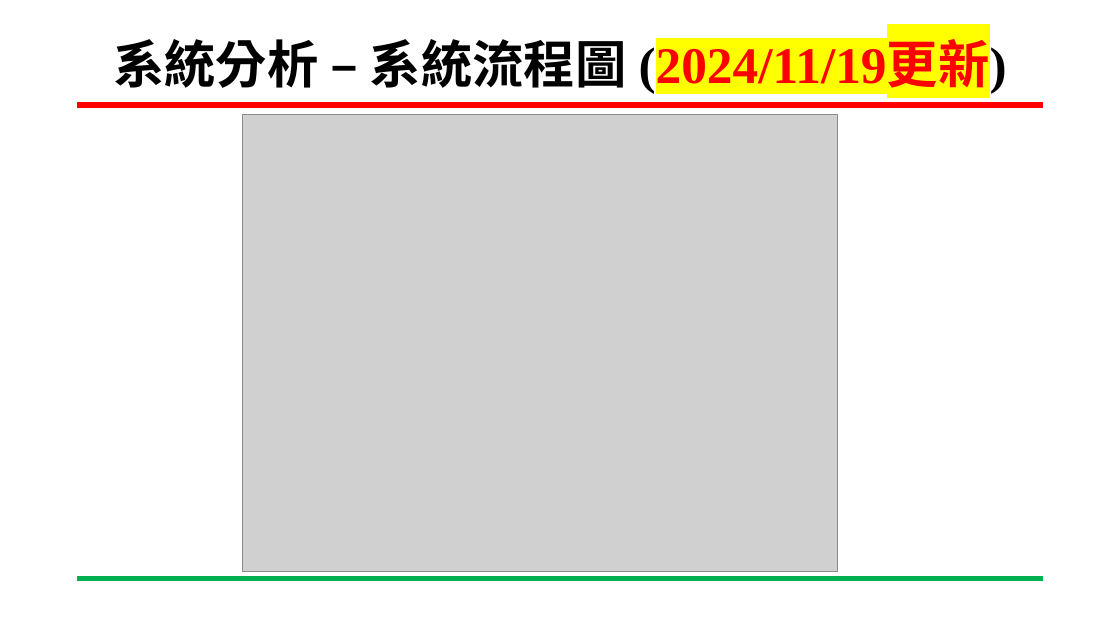
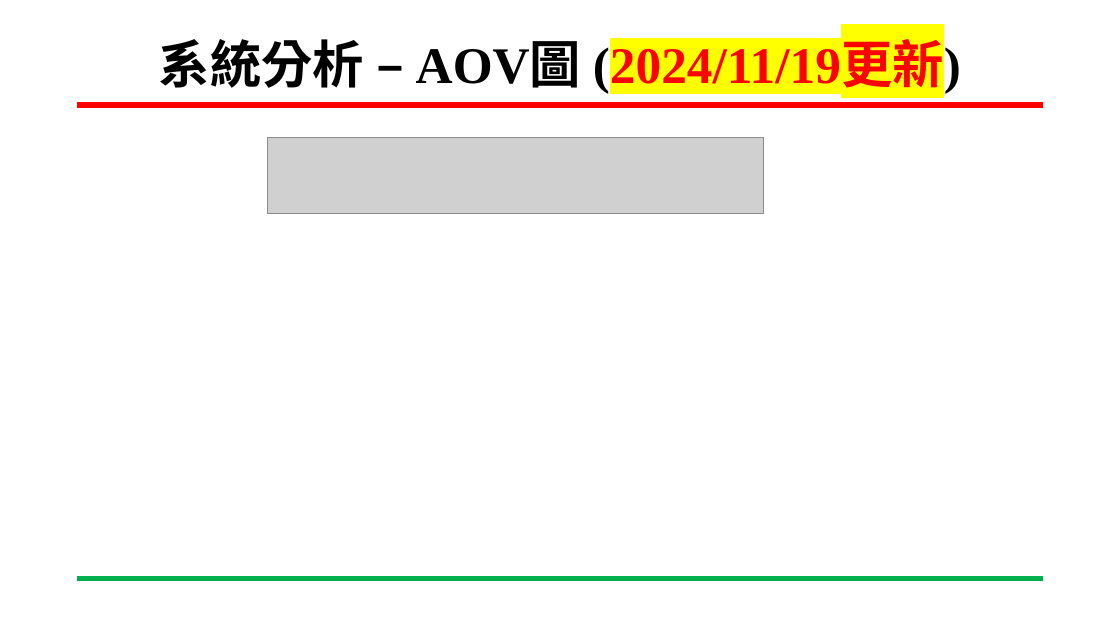
Before and after one commit to wsy0331/SOC_Lab_Exercises, a slide deck: slide 5 of 專案進度報告_吳紹郁_20241121.pptx (slide 7 before the commit). Drawn at 1120x630 pixels with LibreOffice and Linux fonts; fonts in the diff are those of the drawing; grey boxes stand for pictures; background and template pictures are left out. Boxes give left, top, right and bottom in pixels: in the first picture for what was removed or moved away, otherwise in the second. Text is boxed around its words. In the diff, an @@ line names an element or a change of style, - is before the commit and + after.

```diff
--- a/專案進度報告_吳紹郁_20241121.pptx
+++ b/專案進度報告_吳紹郁_20241121.pptx
@@ title at [159, 39, 961, 94]: text changed; text colour #000000 to #FF0000 @@
-系統分析 – 系統流程圖 (2024/11/19更新)
+系統分析 – AOV圖 (2024/11/19更新)
@@ picture removed at [243, 114, 838, 572] @@
@@ picture added at [267, 137, 764, 213] @@
```
Also in this commit, not shown: 4 other slides changed, 10 slides removed, 1 other file.
